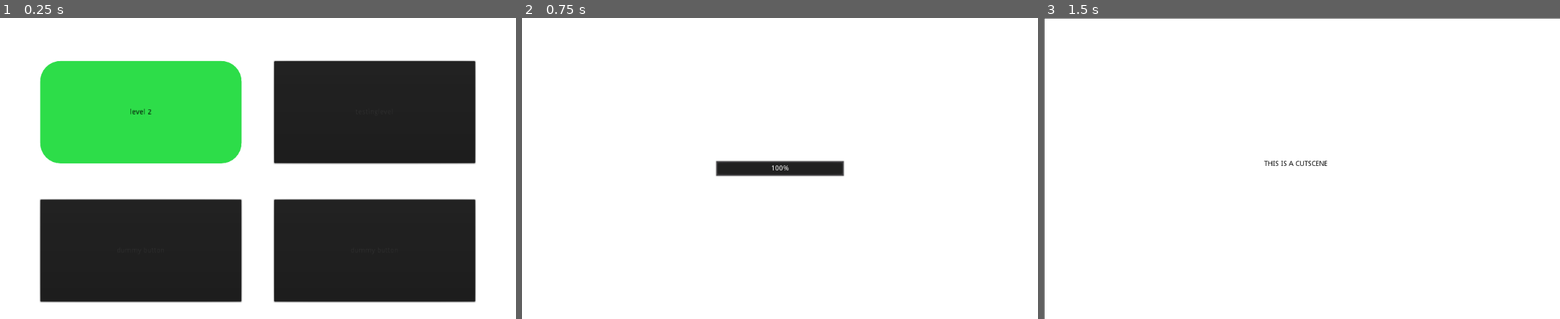
Above: before the commit, frames 1-3 (left to right).
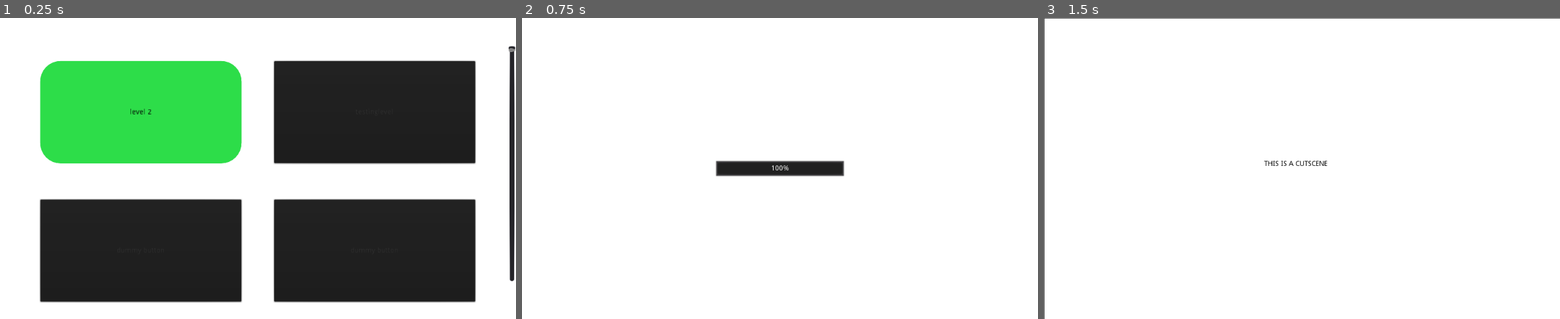
Above: after the commit, the same moments.

Repository: jfdoming/Project-B
Game: Godot game, scene res://scenes/LevelSelection.tscn
Two runs of this game, one before a commit and one after it. Both use one fixed random seed, a clock stepped at 60 frames per second and the inputs below. This scene is started directly instead of the project's main scene.
Inputs (mouse positions are in pixels of both pictures, inside the frame that each line leads up to):
- Up to frame 1 (0.25 s): no input
- Up to frame 2 (0.75 s): click "level 2" at 0.5 s
- Up to frame 3 (1.5 s): move the mouse to (1415, 153) at 1.27 s; hold Right (ui_right) from 1.28 s (still down); click (1415, 153) at 1.35 s

The runs differ from the first frame. In frame 1, 0.8% of the frame differs, in the area x 98-100%, y 9-88%; in frame 2, nothing differs; in frame 3, nothing differs.

Commit message:
Changed Level Select Camera Movement to be through Slider instead of arrow keys

Diff:
--- a/scenes/LevelSelection.tscn
+++ b/scenes/LevelSelection.tscn
@@ -16,17 +16,8 @@
 [sub_resource type="GDScript" id=2]
 script/source = "extends Camera2D
 
-var speed = 50
-var bottom_clamp = 0
-
-func _process(delta):
-	var inpy = (int(Input.is_action_pressed(\"ui_down\"))
-					   - int(Input.is_action_pressed(\"ui_up\")))
-	#if position.y > 0 and position.y
-	position.y = clamp(lerp(position.y, position.y + inpy *speed * zoom.y,speed * delta), 0, bottom_clamp)
-
-func _on_GridContainer_need_more_space(pages):
-	bottom_clamp = (ceil(float(pages) / 4.0) * 600) - 600
+func _on_VSlider_value_changed(value):
+	position.y = value
 "
 
 [sub_resource type="GDScript" id=3]
@@ -65,6 +56,13 @@
 	if boxindex + 1 in level_buttons:
 		level_buttons[boxindex + 1].is_unlocked = true
 
+"
+
+[sub_resource type="GDScript" id=5]
+script/source = "extends VSlider
+
+func _on_GridContainer_need_more_space(pages):
+	max_value = (ceil(float(pages) / 4.0) * 600) - 600
 "
 
 [node name="ColorRect" type="ColorRect"]
@@ -139,6 +137,24 @@
 margin_top = 472.0
 margin_right = 612.0
 margin_bottom = 704.0
-[connection signal="need_more_space" from="MarginContainer/GridContainer" to="Camera2D" method="_on_GridContainer_need_more_space"]
+
+[node name="CanvasLayer" type="CanvasLayer" parent="."]
+
+[node name="VSlider" type="VSlider" parent="CanvasLayer"]
+anchor_left = 1.0
+anchor_top = 0.5
+anchor_right = 1.0
+anchor_bottom = 0.5
+margin_left = -15.9999
+margin_top = 225.0
+margin_bottom = 694.0
+rect_scale = Vector2( 1, -1 )
+step = 10.0
+script = SubResource( 5 )
+__meta__ = {
+"_edit_use_anchors_": false
+}
 [connection signal="need_more_space" from="MarginContainer/GridContainer" to="MarginContainer" method="_on_GridContainer_need_more_space"]
 [connection signal="need_more_space" from="MarginContainer/GridContainer" to="." method="_on_GridContainer_need_more_space"]
+[connection signal="need_more_space" from="MarginContainer/GridContainer" to="CanvasLayer/VSlider" method="_on_GridContainer_need_more_space"]
+[connection signal="value_changed" from="CanvasLayer/VSlider" to="Camera2D" method="_on_VSlider_value_changed"]
Not shown: 1 places in scenes/LevelSelection.tscn that only renumber resources
